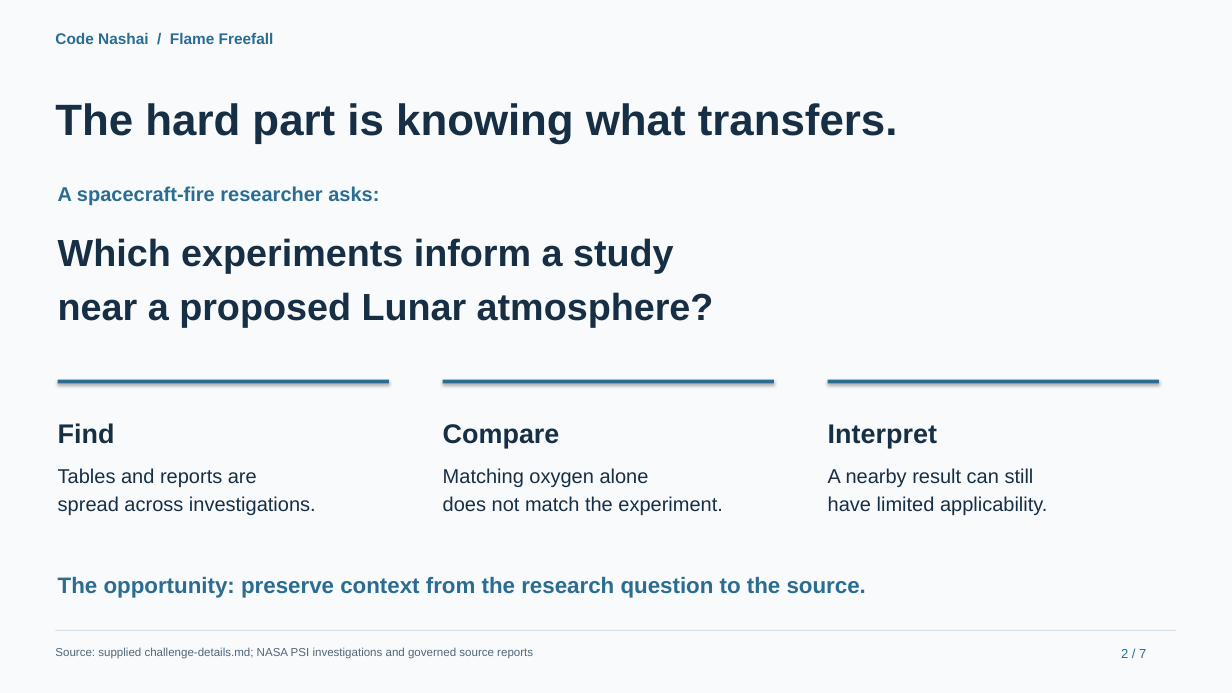
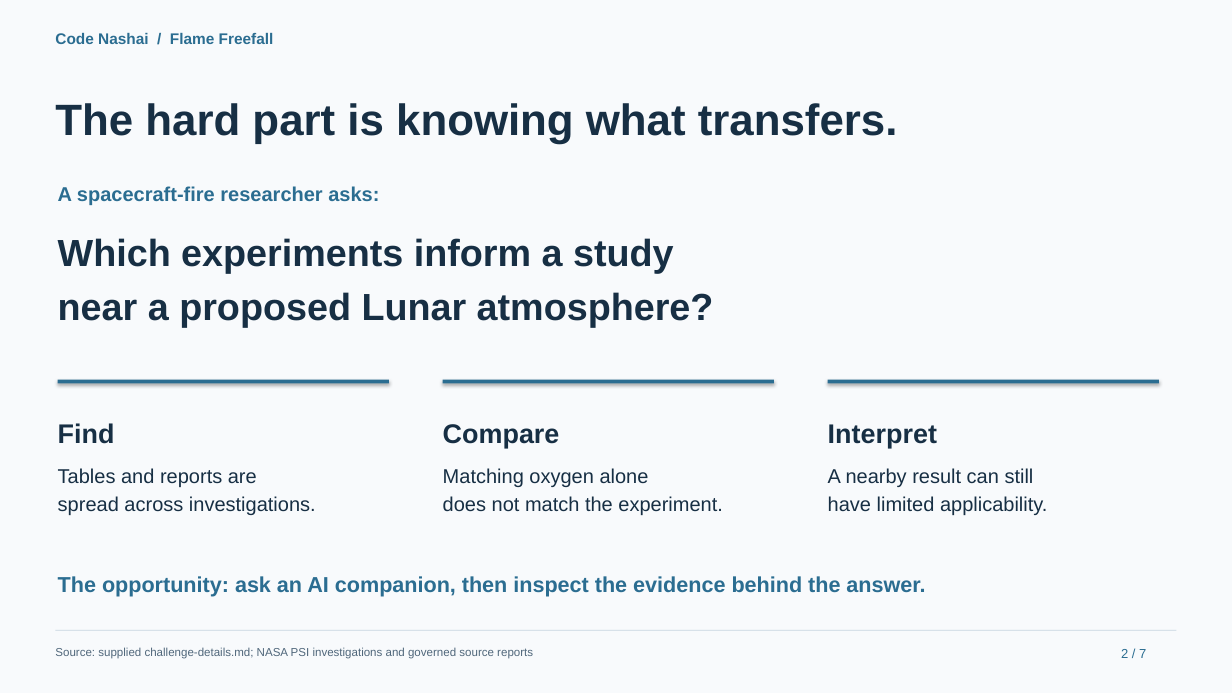
Before and after one commit to marjan-ahmed/flame-freefall, a slide deck: slide 2 of docs/presentation/flame-freefall-pitch.pptx. Drawn at 1232x693 pixels with LibreOffice and Linux fonts; fonts in the diff are those of the drawing. Boxes give left, top, right and bottom in pixels: in the first picture for what was removed or moved away, otherwise in the second. Text is boxed around its words. In the diff, an @@ line names an element or a change of style, - is before the commit and + after.

Commit message:
Center pitch on AI research chatbot and refine presentation

```diff
--- a/docs/presentation/flame-freefall-pitch.pptx
+++ b/docs/presentation/flame-freefall-pitch.pptx
@@ text at (58, 576, 925, 597): text changed; size 20.9 to 20.2 pt @@
-The opportunity: preserve context from the research question to the source.
+The opportunity: ask an AI companion, then inspect the evidence behind the answer.
```
Also in this commit, not shown: 5 other slides changed, 1 slide added, 1 slide removed, 12 other files.
